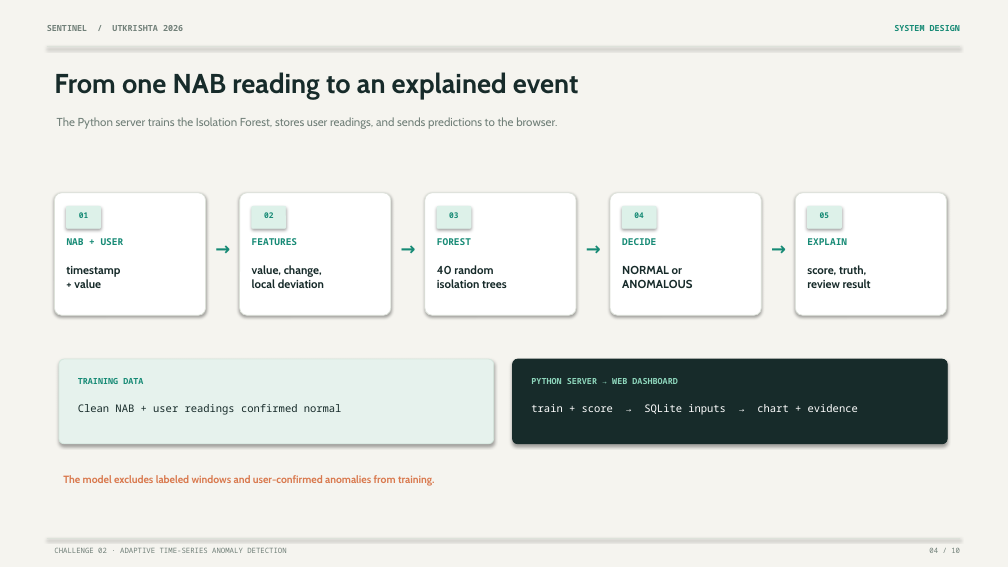
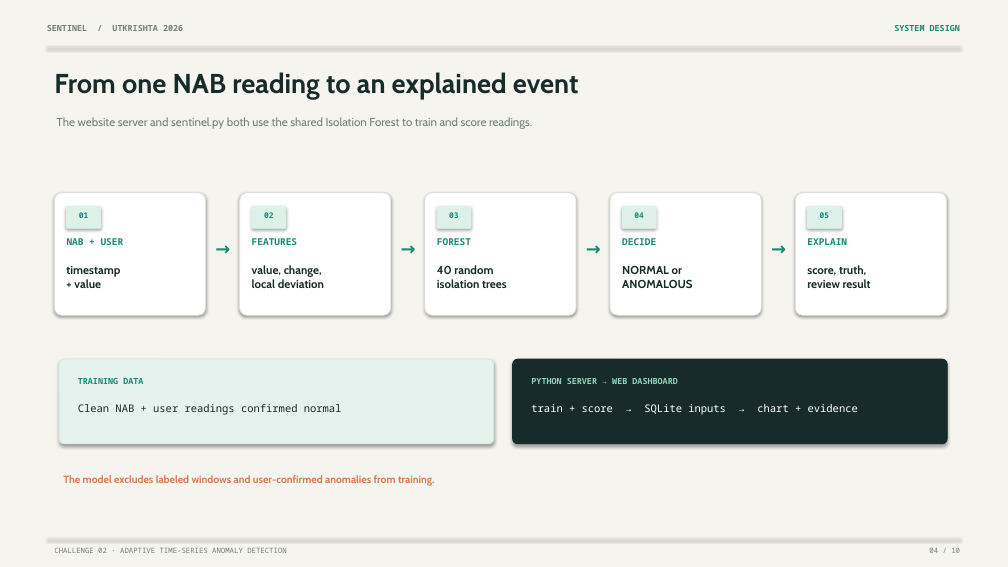
Before and after one commit to navneetkonathala/Sentinel_Private_GitHub_Repo, a slide deck: slide 4 of Sentinel_Challenge_2_Presentation.pptx. Drawn at 1008x567 pixels with LibreOffice and Linux fonts; fonts in the diff are those of the drawing. Boxes give left, top, right and bottom in pixels: in the first picture for what was removed or moved away, otherwise in the second. Text is boxed around its words. In the diff, an @@ line names an element or a change of style, - is before the commit and + after.

Commit message:
Use shared Isolation Forest in standalone detector

```diff
--- a/Sentinel_Challenge_2_Presentation.pptx
+++ b/Sentinel_Challenge_2_Presentation.pptx
@@ text at bbox=[57, 117, 532, 129]: text changed @@
-The Python server trains the Isolation Forest, stores user readings, and sends predictions to the browser.
+The website server and sentinel.py both use the shared Isolation Forest to train and score readings.
```
Also in this commit, not shown: 2 other slides changed, 2 other files.
